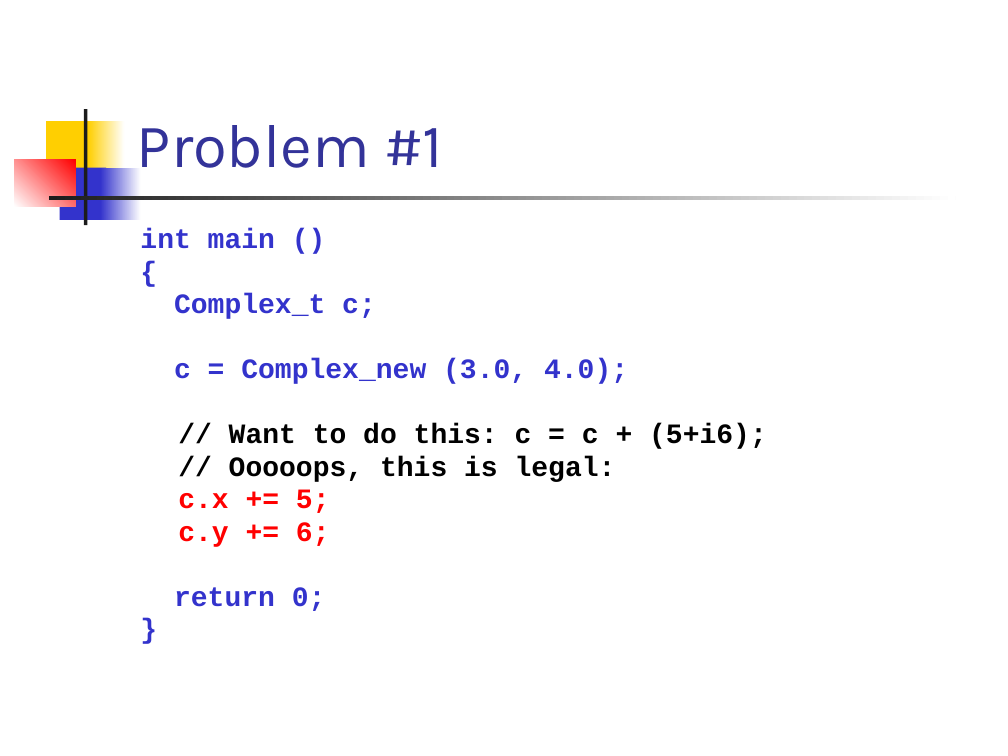
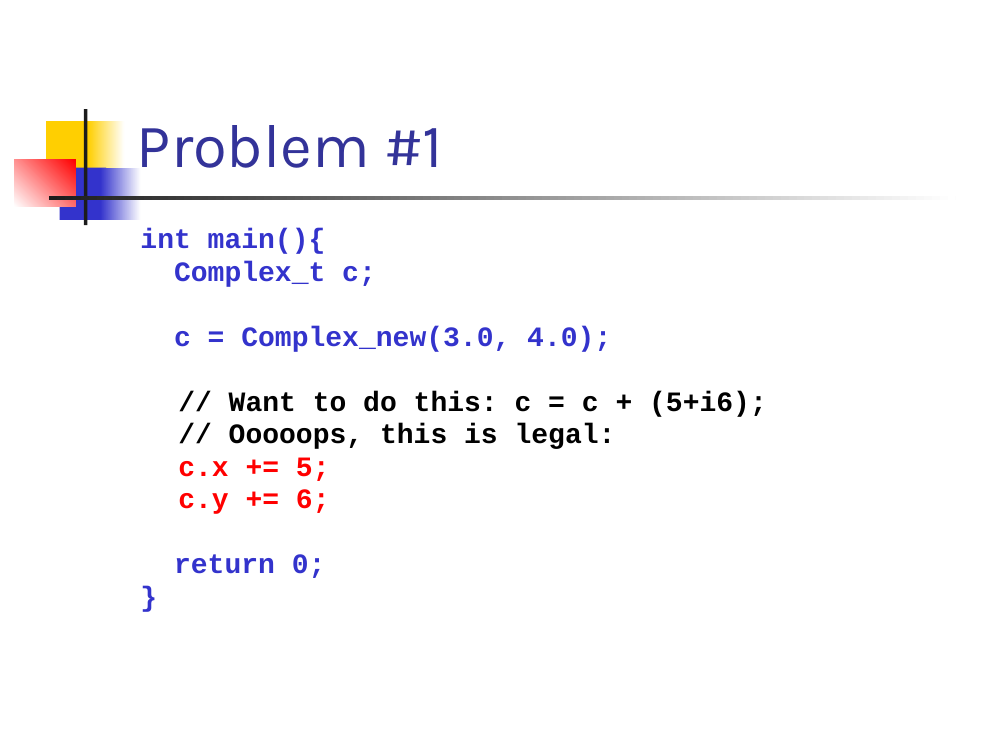
Before and after one commit to csslab-ustc/csslab-ustc.github.io, a slide deck: slide 11 of courses/sysprog/slides/lec10-adt.pptx. Drawn at 1008x756 pixels with LibreOffice and Linux fonts; fonts in the diff are those of the drawing. Boxes give left, top, right and bottom in pixels: in the first picture for what was removed or moved away, otherwise in the second. Text is boxed around its words. In the diff, an @@ line names an element or a change of style, - is before the commit and + after.

```diff
--- a/courses/sysprog/slides/lec10-adt.pptx
+++ b/courses/sysprog/slides/lec10-adt.pptx
@@ text at [140, 229, 326, 254]: text changed @@
-int main ()
-{
+int main(){
@@ text at [174, 326, 611, 352]: spaces changed @@
-c = Complex_new (3.0, 4.0);
+c = Complex_new(3.0, 4.0);
```
Also in this commit, not shown: 8 other slides changed, 30 slides removed, 3 other files.
